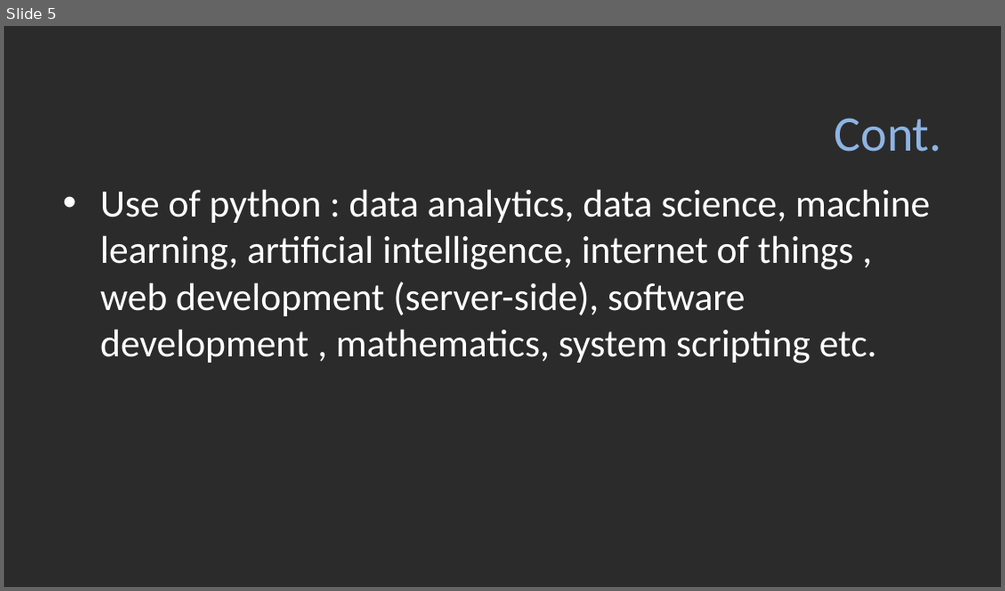
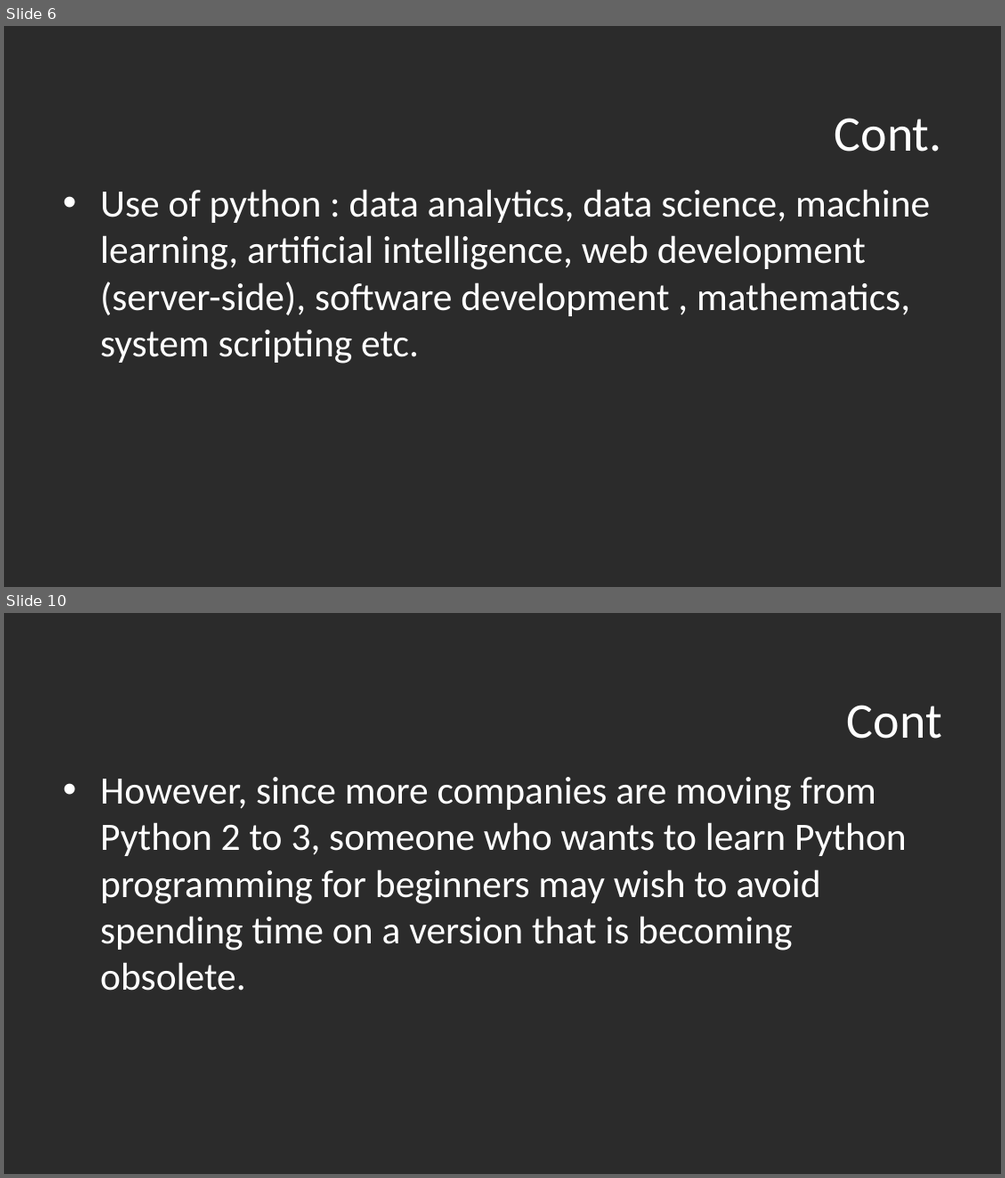
Before and after one commit to zakariahujale/python, a slide deck: unit1part1.pptx. Shown one above the other, each under a label of ours: slide 5 before the commit, slides 6 and 10 after it; the slides between them are not shown. The pictures are 1005x591 and 1005x1178 pixels, drawn with LibreOffice and Linux fonts; fonts in the diff are those of the drawing; background and template pictures are left out; a plain dark background stands for a picture behind light text. Boxes give left, top, right and bottom in pixels: in the first picture for what was removed or moved away, otherwise in the second. Text is boxed around its words. In the diff, an @@ line names an element or a change of style, - is before the commit and + after.

```diff
--- a/unit1part1.pptx
+++ b/unit1part1.pptx
@@ slide 10 added at bbox=[4, 613, 1001, 1174], background picture (left out) @@
@@ title added at bbox=[847, 705, 942, 738], 36 pt, text #FFFFFF @@
+Cont
@@ text added at bbox=[100, 777, 906, 990], 28 pt, text #FFFFFF @@
+• However, since more companies are moving from Python 2 to 3, someone who wants to learn Python programming for beginners may wish to avoid spending time on a version that is becoming obsolete.
@@ what was slide 5 is now slide 6 @@
@@ slide 6 changed as well @@
@@ title "Cont." at bbox=[834, 118, 942, 151]: text colour #8EB4E3 to #FFFFFF @@
@@ text at bbox=[100, 189, 930, 363]: text changed @@
-• Use of python : data analytics, data science, machine learning, artificial intelligence, internet of things , web development (server-side), software development , mathematics, system scripting etc.
+• Use of python : data analytics, data science, machine learning, artificial intelligence, web development (server-side), software development , mathematics, system scripting etc.
```
Also in this commit, not shown: 4 other slides changed, 26 other slides added, 4 slides removed, 24 other files.
